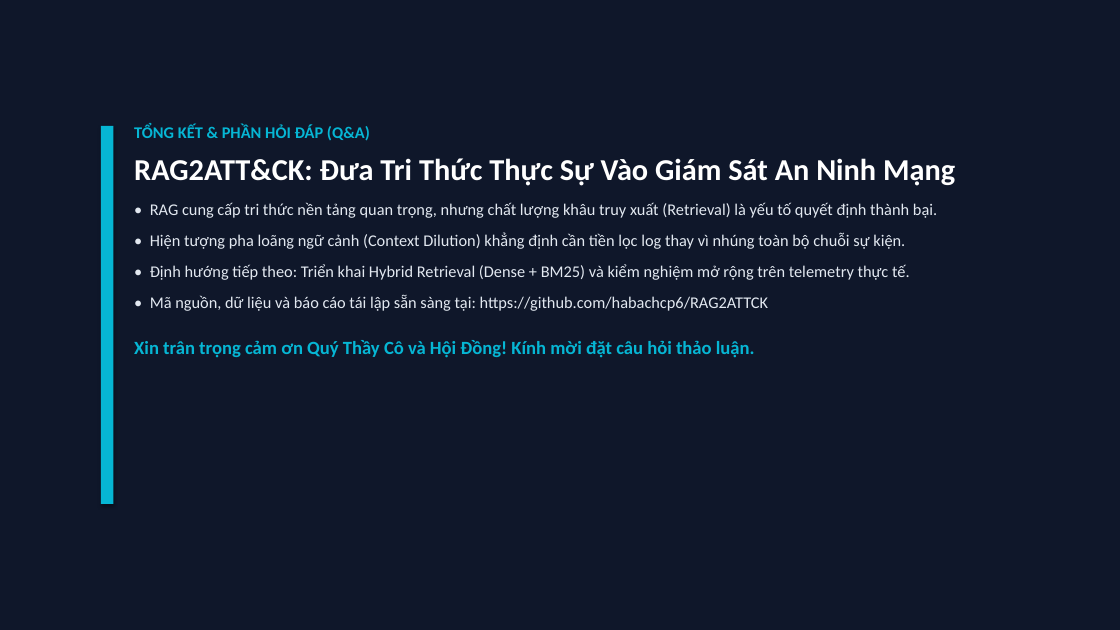
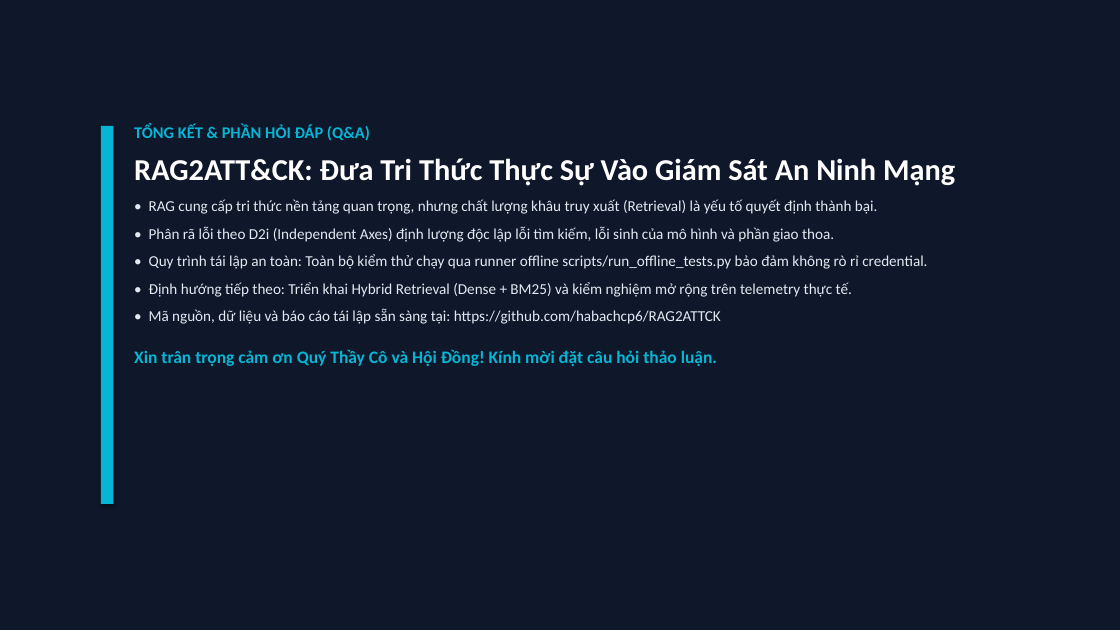
Before and after one commit to habachcp6/RAG2ATTCK, a slide deck: slide 12 of docs/presentation/slides.pptx. Drawn at 1120x630 pixels with LibreOffice and Linux fonts; fonts in the diff are those of the drawing. Boxes give left, top, right and bottom in pixels: in the first picture for what was removed or moved away, otherwise in the second. Text is boxed around its words. In the diff, an @@ line names an element or a change of style, - is before the commit and + after.

Commit message:
fix(presentation): execute CD_RENDER_REPAIR for D2i error axes, geometry overflow, and tone hygiene

```diff
--- a/docs/presentation/slides.pptx
+++ b/docs/presentation/slides.pptx
@@ text at (134,199,877,366): size 14 to 13 pt in "• RAG cung cấp tri thức nền ...", "• Định hướng tiếp theo: Triển khai ...", "• Mã nguồn, dữ liệu và báo ..."; size 16 to 15 pt in "Xin trân trọng cảm ơn Quý Thầy ..."; less space between paragraphs @@
@@ text at (149,226,927,269): text changed; size 14 to 13 pt @@
-• Hiện tượng pha loãng ngữ cảnh (Context Dilution) khẳng định cần tiền lọc log thay vì nhúng toàn bộ chuỗi sự kiện.
+• Phân rã lỗi theo D2i (Independent Axes) định lượng độc lập lỗi tìm kiếm, lỗi sinh của mô hình và phần giao thoa.
+• Quy trình tái lập an toàn: Toàn bộ kiểm thử chạy qua runner offline scripts/run_offline_tests.py bảo đảm không rò rỉ credential.
```
Also in this commit, not shown: 11 other slides changed, 7 other files.
